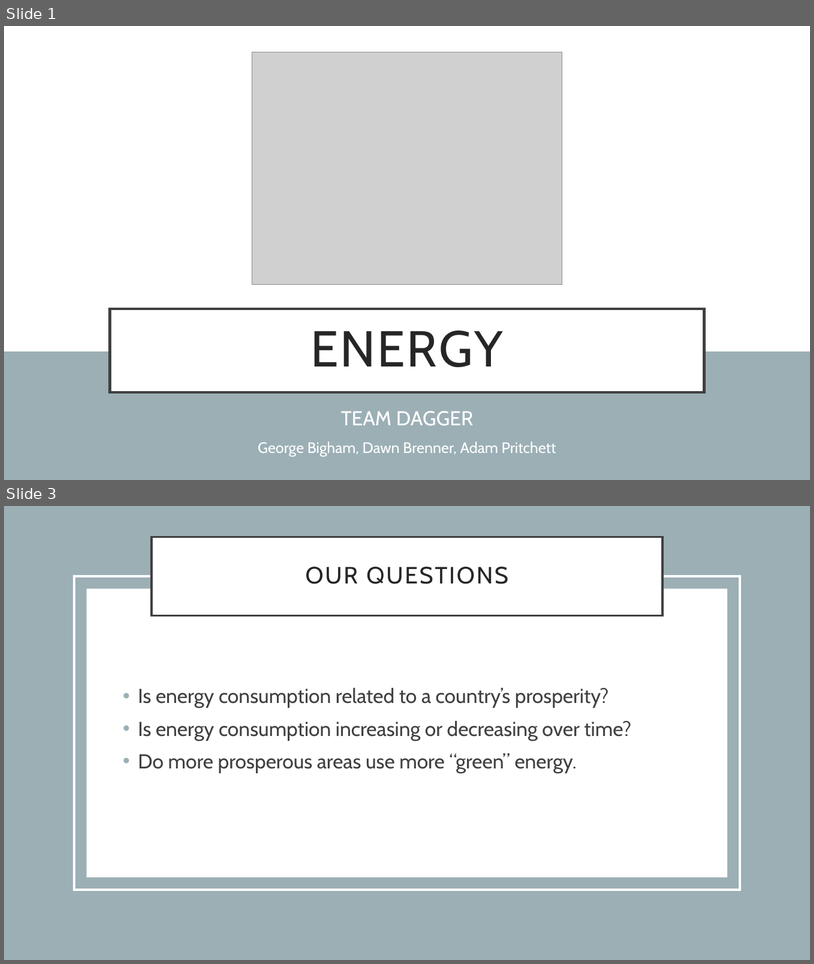
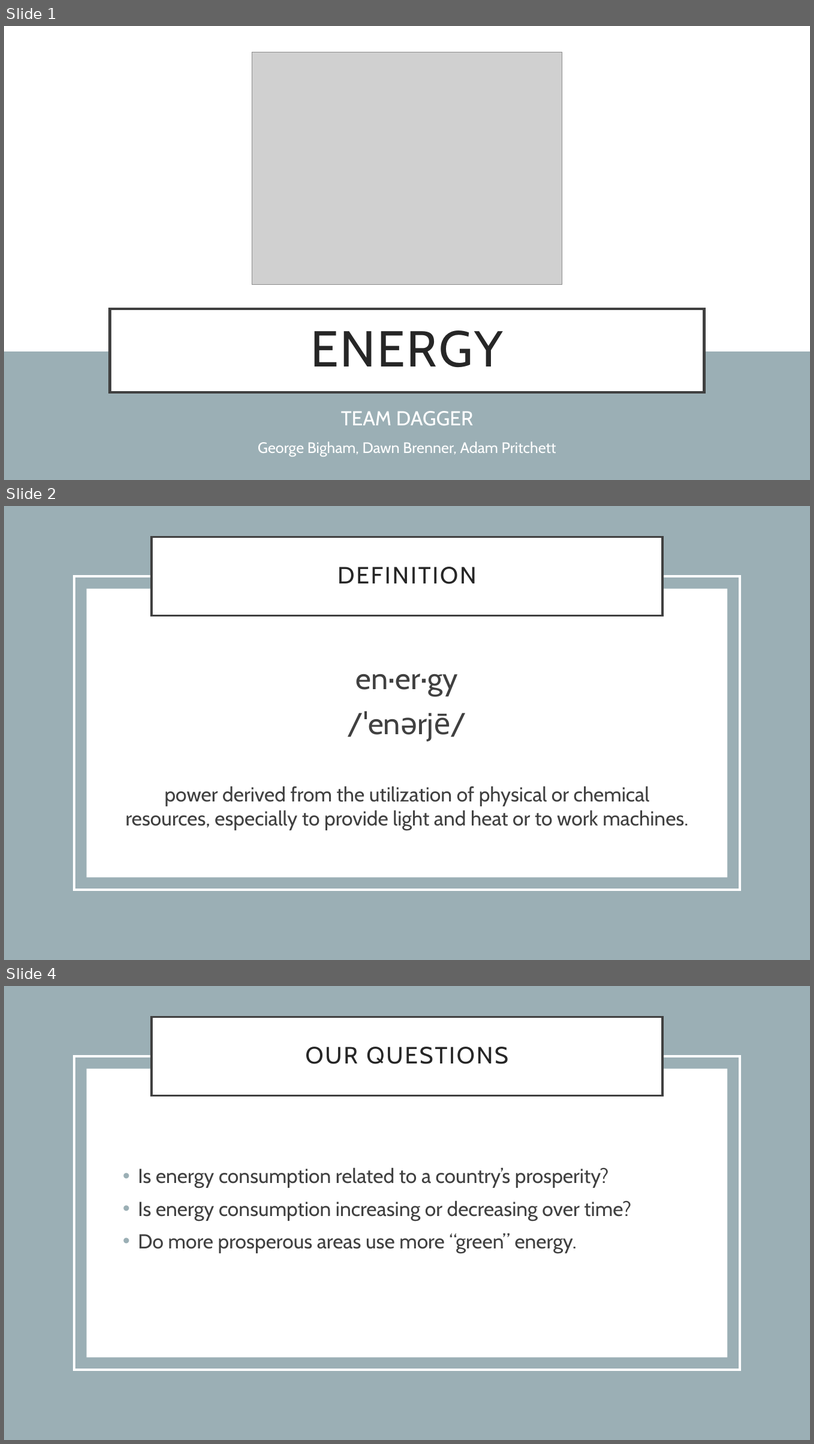
Before and after one commit to gabigham/dagger, a slide deck: Project 1.pptx. Shown one above the other, each under a label of ours: slides 1 and 3 before the commit, slides 1, 2 and 4 after it; the slides between them are not shown. The pictures are 814x964 and 814x1444 pixels, drawn with LibreOffice and Linux fonts; fonts in the diff are those of the drawing; grey boxes stand for pictures. Boxes give left, top, right and bottom in pixels: in the first picture for what was removed or moved away, otherwise in the second. Text is boxed around its words. In the diff, an @@ line names an element or a change of style, - is before the commit and + after.

```diff
--- a/Project 1.pptx
+++ b/Project 1.pptx
@@ slide 2 added at <box>4,506,810,960</box>, background #FFFFFF @@
@@ rectangle added at <box>4,506,810,960</box>, fill #9BAFB5 @@
@@ title added at <box>152,537,663,615</box>, fill #FFFFFF, outline #404040 2.5 pt, 28 pt, text #262626 @@
+DEFINITION
@@ rectangle added at <box>74,576,740,889</box>, outline #FFFFFF 2.5 pt @@
@@ rectangle added at <box>87,588,728,877</box>, fill #FFFFFF @@
@@ text added at <box>126,673,689,830</box>, 24 pt, text #404040 @@
+en·er·gy
+/ˈenərjē/
+power derived from the utilization of physical or chemical resources, especially to provide light and heat or to work machines.
@@ what was slide 3 is now slide 4 @@
```
Also in this commit, not shown: 6 slides changed.
